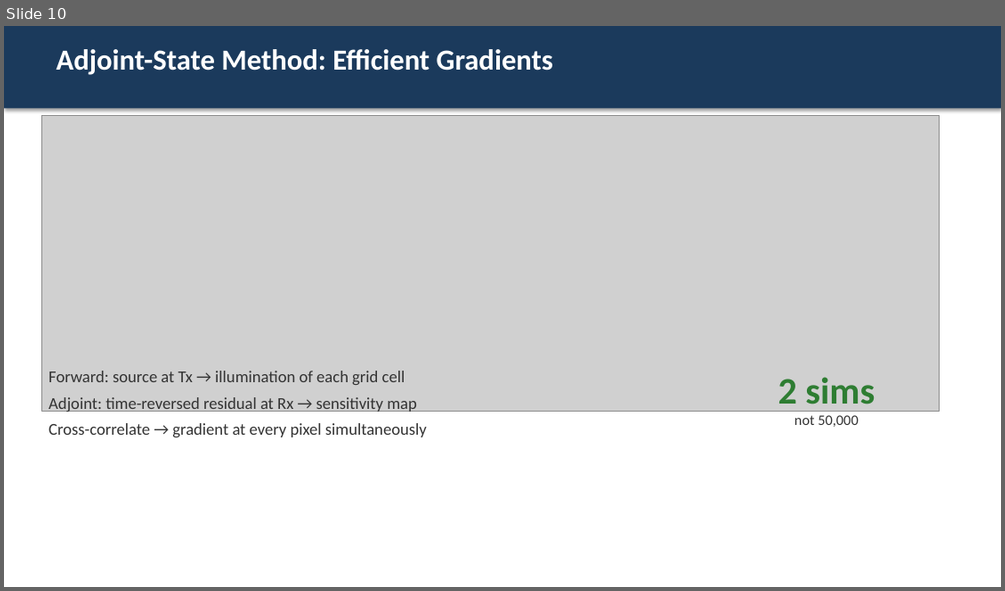
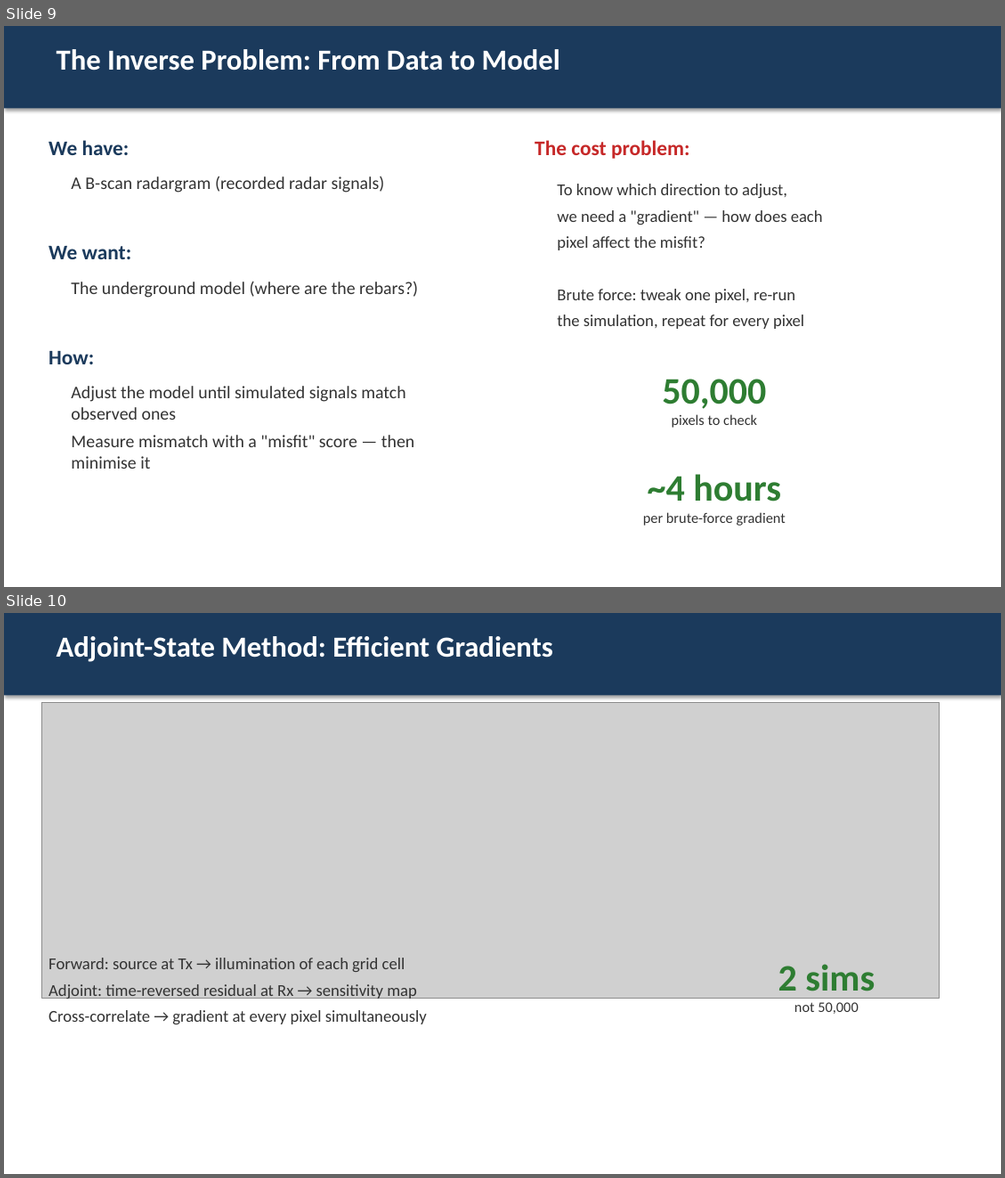
Before and after one commit to Maruf001/GPR-FDTD-FWI, a slide deck: outputs/GPR_FDTD_FWI_Presentation.pptx. Shown one above the other, each under a label of ours: slide 10 before the commit, slides 9 and 10 after it. The pictures are 1005x591 and 1005x1178 pixels, drawn with LibreOffice and Linux fonts; fonts in the diff are those of the drawing; grey boxes stand for pictures. Boxes give left, top, right and bottom in pixels: in the first picture for what was removed or moved away, otherwise in the second. Text is boxed around its words. In the diff, an @@ line names an element or a change of style, - is before the commit and + after.

```diff
--- a/outputs/GPR_FDTD_FWI_Presentation.pptx
+++ b/outputs/GPR_FDTD_FWI_Presentation.pptx
@@ slide 9 added at bbox=[4, 26, 1001, 587], background #FFFFFF @@
@@ rectangle added at bbox=[4, 26, 1001, 108], fill #1B3A5C @@
@@ text added at bbox=[57, 49, 560, 70], 28 pt, text #FFFFFF, bold @@
+The Inverse Problem: From Data to Model
@@ text added at bbox=[48, 140, 129, 155], 20 pt, text #1B3A5C, bold @@
+We have:
@@ text added at bbox=[534, 140, 690, 159], 20 pt, text #C62828, bold @@
+The cost problem:
@@ text added at bbox=[71, 176, 385, 192], 17 pt, text #333333 @@
+A B-scan radargram (recorded radar signals)
@@ text added at bbox=[557, 184, 823, 329], 16 pt, text #333333 @@
+To know which direction to adjust,
+we need a "gradient" — how does each
+pixel affect the misfit?
+Brute force: tweak one pixel, re-run
+the simulation, repeat for every pixel
@@ text added at bbox=[48, 246, 132, 259], 20 pt, text #1B3A5C, bold @@
+We want:
@@ text added at bbox=[71, 281, 418, 297], 17 pt, text #333333 @@
+The underground model (where are the rebars?)
@@ text added at bbox=[48, 351, 94, 364], 20 pt, text #1B3A5C, bold @@
+How:
@@ text added at bbox=[71, 386, 414, 468], 17 pt, text #333333 @@
+Adjust the model until simulated signals match observed ones
+Measure mismatch with a "misfit" score — then minimise it
@@ text added at bbox=[662, 378, 766, 427], 14 pt, text #333333 @@
+50,000
+pixels to check
@@ text added at bbox=[643, 474, 785, 525], 14 pt, text #333333 @@
+~4 hours
+per brute-force gradient
```
Also in this commit, not shown: 1 slide removed, 1 other file.
